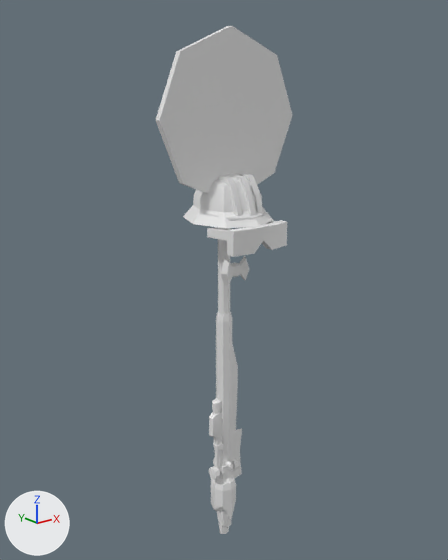
The Blender file Modelos/Blends/iteses.blend: old version first, new version second.
Before and after are seen from a camera (50 mm lens) standing at (-1.49, -1.86, 1.89) and looking at (0.01, 0.01, 1.14). The axes (+X, +Y, +Z) are drawn at lower left. The lights are the same throughout. The same objects are shown in both versions, whatever each file hides.

Script lines for the objects in view, before the commit:
```python
ob_chave_inglesa = bpy.data.objects.new('chave inglesa', me_chave_inglesa)
ob_chave_inglesa.location = (0.0, 0.0, 0.0)
ob_cutelo = bpy.data.objects.new('cutelo', me_cutelo)
ob_cutelo.location = (0.0, 0.0, 0.0)
ob_facão = bpy.data.objects.new('facão', me_facão)
ob_facão.location = (0.0, 0.0, 0.0)
ob_garrafa = bpy.data.objects.new('garrafa', me_garrafa)
ob_garrafa.location = (0.0, 0.0, 0.0)
ob_martelo = bpy.data.objects.new('martelo', me_martelo)
ob_martelo.location = (0.0, 0.0, 0.0)
ob_masarico = bpy.data.objects.new('masarico', me_masarico)
ob_masarico.location = (0.0, 0.0, 0.0)
ob_oculos = bpy.data.objects.new('oculos', me_oculos)
ob_oculos.location = (0.0, 0.0, 0.0)
ob_pal = bpy.data.objects.new('pal', me_pal)
ob_pal.location = (0.0, 0.0, 0.0)
ob_pare = bpy.data.objects.new('pare', me_pare)
ob_pare.location = (0.0, 0.0, 0.0)
# also in view: 'petrorio' at (0.0, -0.02, 1.49)
```
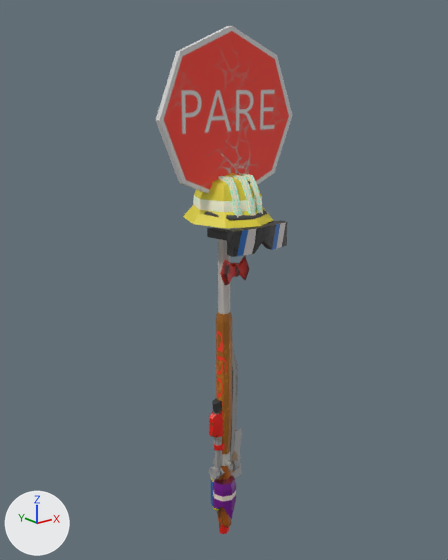
Changed parts and their boxes (x1, y1, x2, y2) in the pictures (448 x 560 px):
'pare', recoloured, surface changed (grey to red)
    both: (156, 26, 292, 468)
'petrorio', recoloured, surface changed
    both: (183, 173, 273, 228)
'pal', recoloured (grey to brown)
    both: (216, 312, 232, 454)
'oculos', recoloured, surface changed
    both: (207, 220, 287, 257)
'facão', recoloured, surface changed
    both: (217, 344, 238, 528)
'chave inglesa', recoloured
    both: (209, 398, 229, 534)
'garrafa', recoloured, surface changed (grey to purple)
    both: (213, 475, 236, 520)
'cavada borboleta', recoloured (grey to red)
    both: (220, 256, 249, 285)
'cutelo', recoloured
    both: (218, 428, 242, 480)
'capeu', recoloured, surface changed (white to grey)
    both: (204, 181, 267, 220)
part 1 of me_masarico, recoloured
    both: (211, 457, 233, 511)
part 2 of me_martelo, deleted
    before: (209, 468, 216, 480)
part 3 of me_martelo, recoloured
    both: (211, 459, 239, 480)

Diff of the bpy script that builds the scene:
```diff
--- a/Modelos/Blends/iteses.blend.py
+++ b/Modelos/Blends/iteses.blend.py
@@ me_masarico @@
 # used by ob_masarico; location = (0.0, 0.0, 0.0); delta_location = (0.0, 0.0152, 0.229)
-me_masarico.from_pydata(...)  # 182 vertices, 192 faces; spans x -0.043..0.043, y -0.072..0.057, z -0.192..0.088
+me_masarico.from_pydata(...)  # 181 vertices, 184 faces; spans x -0.043..0.043, y -0.072..0.057, z -0.192..0.088
+# me_masarico part 1: 184 faces spanning x -0.043..0.043, y -0.072..0.057, z -0.192..0.088 switch from no material to mat_itens (picture img_itens_png)
@@ me_pal @@
 me_pal.from_pydata(...)  # 66 vertices, 72 faces; spans x -0.034..0.034, y -0.034..0.034, z -0.474..0.486
+me_pal.materials.append(mat_itens)  # picture img_itens_png
@@ me_martelo @@
 # used by ob_martelo; location = (0.0, 0.0, 0.0); delta_location = (0.0, 0.0, 0.229)
-me_martelo.from_pydata(...)  # 146 vertices, 160 faces; spans x -0.067..0.067, y -0.027..0.027, z -0.231..0.065
+me_martelo.from_pydata(...)  # 107 vertices, 112 faces; spans x -0.067..0.067, y -0.027..0.027, z -0.231..0.065
+# me_martelo part 2: 8 vertices removed from x -0.067, y -0.017..0.017, z 0.021..0.054
+# me_martelo part 3: 80 faces spanning x -0.066..0.066, y -0.027..0.027, z -0.231..0.065 switch from no material to mat_itens (picture img_itens_png)
@@ me_pare @@
 me_pare.from_pydata(...)  # 36 vertices, 48 faces; spans x -0.31..0.31, y -0.03..0.04, z -1.34..0.74
 # used by ob_pare; location = (0.0, 0.0, 0.0); delta_location = (0.0, -0.0152, 1.352)
+# me_pare part 4: texture (UV) coordinates of 48 of 48 faces, centred in x -0.27..0.27, y -0.03..0.04, z -1.34..0.69, changed; they spanned u 0.0..1.0, v 0.01..1.0 and now span u 0.54..0.81, v 0.01..0.28
+me_pare.materials.append(mat_itens)  # picture img_itens_png
@@ me_chave_inglesa @@
 me_chave_inglesa.from_pydata(...)  # 157 vertices, 141 faces; spans x -0.059..0.055, y -0.023..0.023, z -0.452..0.233
+me_chave_inglesa.materials.append(mat_itens)  # picture img_itens_png
@@ me_garrafa @@
 me_garrafa.from_pydata(...)  # 74 vertices, 80 faces; spans x -0.054..0.054, y -0.054..0.054, z -0.226..0.077
 # used by ob_garrafa; location = (0.0, 0.0, 0.0); delta_location = (0.0, -0.0000254, 0.241)
+# me_garrafa part 5: texture (UV) coordinates of 80 of 80 faces, centred in x -0.046..0.046, y -0.046..0.046, z -0.142..0.077, changed; they spanned u 0.0..1.0, v 0.01..0.83 and now span u 0.0..0.19, v 0.28..0.55
+me_garrafa.materials.append(mat_itens)  # picture img_itens_png
@@ me_cutelo @@
 me_cutelo.from_pydata(...)  # 62 vertices, 68 faces; spans x -0.039..0.103, y -0.02..0.02, z -0.204..0.228
+me_cutelo.materials.append(mat_itens)  # picture img_itens_png
@@ me_facão @@
 me_facão.from_pydata(...)  # 90 vertices, 84 faces; spans x -0.041..0.067, y -0.032..0.032, z -0.369..0.683
 # used by ob_facão; location = (0.0, 0.0, 0.0); delta_location = (0.00861, 0.0, 0.308)
+# me_facão part 6: texture (UV) coordinates of 84 of 84 faces, centred in x -0.036..0.061, y -0.026..0.026, z -0.351..0.605, changed; they spanned u 0.01..0.88, v 0.0..1.0 and now span u 0.5..0.73, v 0.62..0.81
+me_facão.materials.append(mat_itens)  # picture img_itens_png
@@ me_cavada_borboleta @@
 me_cavada_borboleta.from_pydata(...)  # 38 vertices, 36 faces; spans x -0.0727..0.0727, y -0.0227..0.0353, z -0.0534..0.0534
+me_cavada_borboleta.materials.append(mat_itens)  # picture img_itens_png
@@ me_capeu @@
 me_capeu.from_pydata(...)  # 74 vertices, 72 faces; spans x -0.133..0.133, y -0.136..0.136, z -0.069..0.085
 # used by ob_capeu; location = (0.0, 0.0, 0.0); delta_location = (0.0, -0.0499, 1.472)
+# me_capeu part 7: texture (UV) coordinates of 72 of 72 faces, centred in x -0.111..0.111, y -0.113..0.113, z -0.06..0.08, changed; they spanned u 0.12..0.88, v 0.0..1.0 and now span u 0.01..0.19, v 0.75..0.99
+me_capeu.materials.append(mat_itens)  # picture img_itens_png
@@ me_oculos @@
 me_oculos.from_pydata(...)  # 36 vertices, 28 faces; spans x -0.147..0.147, y -0.047..0.098, z -0.058..0.034
 # used by ob_oculos; location = (0.0, 0.0, 0.0); delta_location = (0.0, -0.183, 1.366)
+# me_oculos part 8: texture (UV) coordinates of 28 of 28 faces, centred in x -0.135..0.135, y -0.047..0.09, z -0.058..0.034, changed; they spanned u 0.12..0.88, v 0.0..1.0 and now span u 0.14..0.48, v 0.58..0.79
+me_oculos.materials.append(mat_itens)  # picture img_itens_png
@@ me_petrorio @@
 me_petrorio.from_pydata(...)  # 114 vertices, 106 faces; spans x -0.165..0.165, y -0.151..0.23, z -0.086..0.098
 # used by ob_petrorio; location = (0.0, 0.0, 0.0); delta_location = (0.0, -0.0601, 1.484)
+# me_petrorio part 9: texture (UV) coordinates of 106 of 106 faces, centred in x -0.133..0.133, y -0.114..0.193, z -0.084..0.084, changed; they spanned u 0.12..0.88, v 0.0..1.0 and now span u 0.45..0.7, v 0.83..0.99
+me_petrorio.materials.append(mat_itens)  # picture img_itens_png
```
